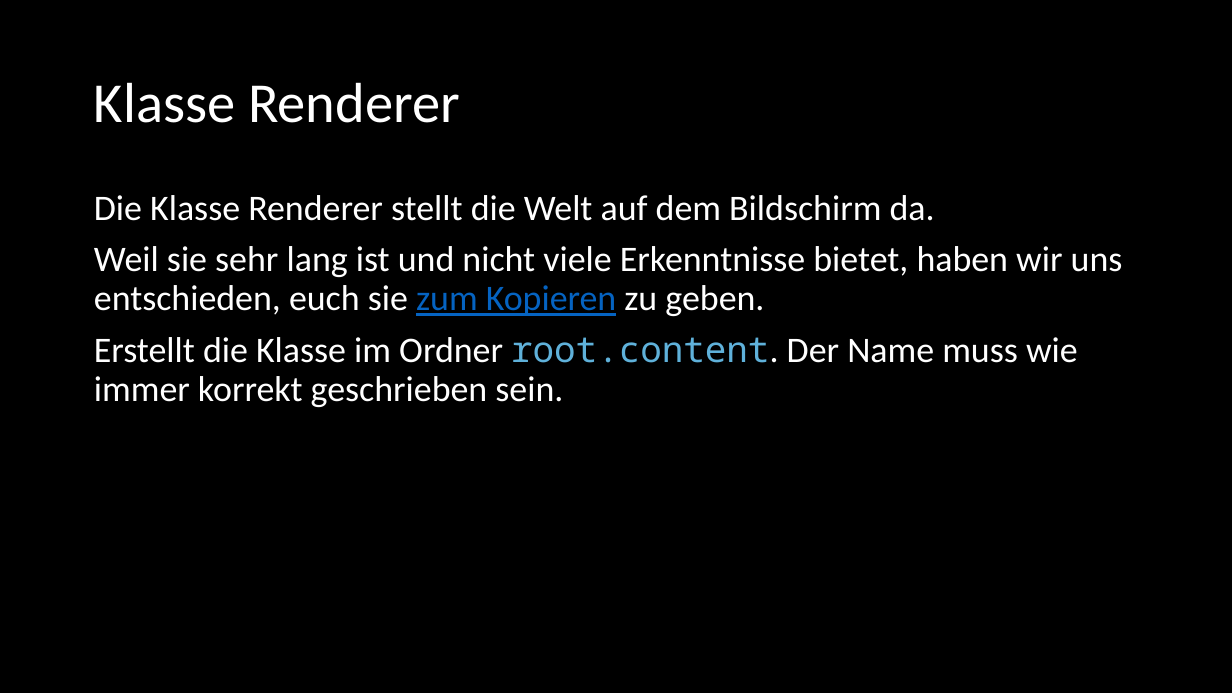
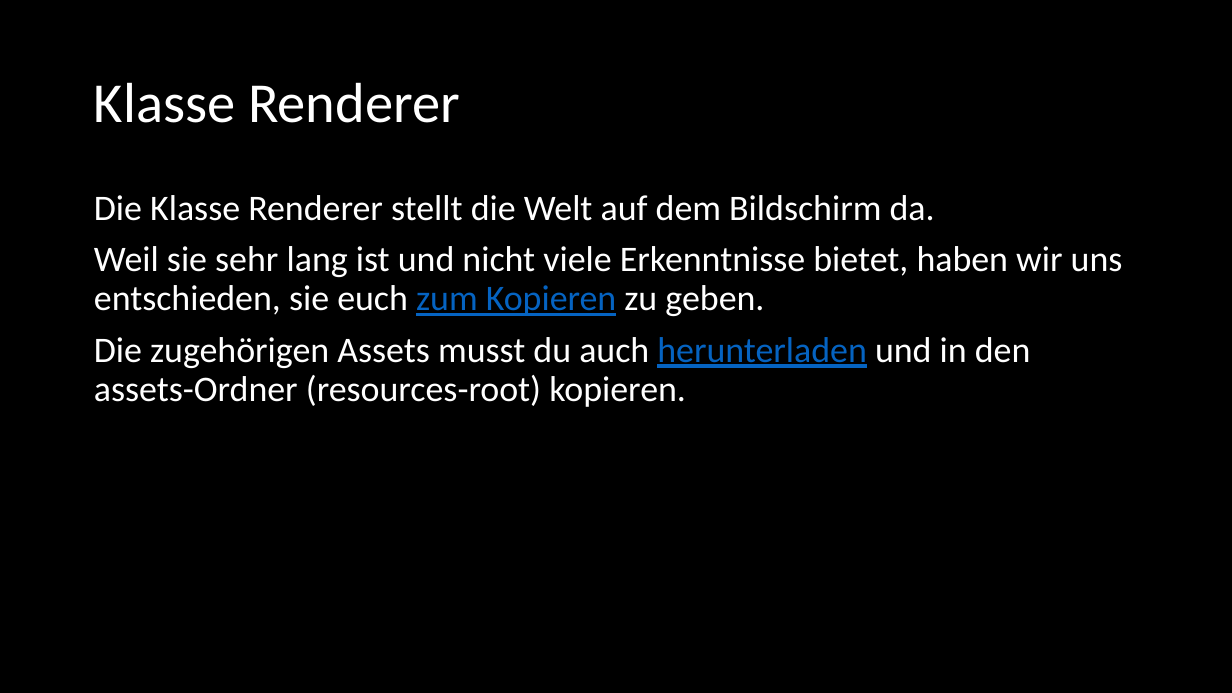
Before and after one commit to Cactusroot/Java, a slide deck: slide 7 of src/Sonstiges.pptx. Drawn at 1232x693 pixels with LibreOffice and Linux fonts; fonts in the diff are those of the drawing. Boxes give left, top, right and bottom in pixels: in the first picture for what was removed or moved away, otherwise in the second. Text is boxed around its words. In the diff, an @@ line names an element or a change of style, - is before the commit and + after.

```diff
--- a/src/Sonstiges.pptx
+++ b/src/Sonstiges.pptx
@@ text at [94, 246, 1123, 407]: text changed @@
-Weil sie sehr lang ist und nicht viele Erkenntnisse bietet, haben wir uns entschieden, euch sie zum Kopieren zu geben.
-Erstellt die Klasse im Ordner root.content. Der Name muss wie immer korrekt geschrieben sein.
+Weil sie sehr lang ist und nicht viele Erkenntnisse bietet, haben wir uns entschieden, sie euch zum Kopieren zu geben.
+Die zugehörigen Assets musst du auch herunterladen und in den assets-Ordner (resources-root) kopieren.
```
Also in this commit, not shown: 1 other slide changed, 1 other file.
